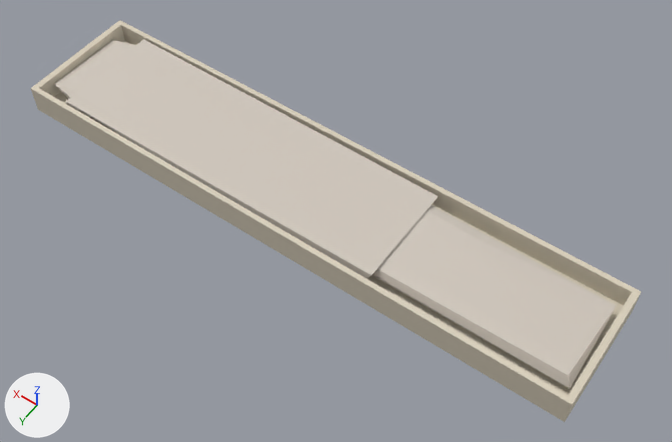
Renders of the glTF model s2/models/train_interior/open_bunk_upper.glb from each side of a commit.
Camera for both pictures: a 50 mm camera at (-1.61, 2.05, 3.2) aimed at (-0.15, 0.02, -0.01). The lights are fixed; the arrows at lower left show +X, +Y and +Z. The older version comes first. Vertices at exactly the same position are counted once.

Script lines for the objects in view, before the commit:
```python
me_open_bunk_upper = bpy.data.meshes.new('open_bunk_upper')
me_open_bunk_upper.from_pydata(...)  # 57 vertices, 106 faces; spans x -1.4..1.4, y -0.3..0.3, z 0.0..0.14
me_open_bunk_upper.materials.append(mat_defaultmaterial)
ob_open_bunk_upper = bpy.data.objects.new('open_bunk_upper', me_open_bunk_upper)
ob_open_bunk_upper.location = (0.0, 0.0, 0.0)
```
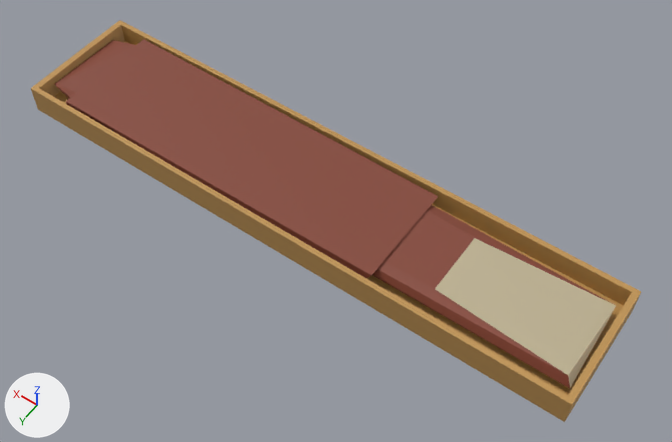
Scene script edits in JSON lines:
```json
{"block": "me_open_bunk_upper", "where": "me_open_bunk_upper.from_pydata(...)  # 57 vertices, 106 faces; spans x -1.4..1.4, y -0.3..0.3, z 0.0..0.14"}
{"block": "me_open_bunk_upper", "where": "# used by ob_open_bunk_upper; location = (0.0, 0.0, 0.0)"}
{"block": "me_open_bunk_upper", "change": "me_open_bunk_upper part 1: 67 faces centred in x -1.4..1.4, y -0.3..0.3, z 0.0..0.14 are repainted in the vertex colours; the middle colour goes from pale yellow #dad0bc to orange #c09454"}
{"block": "me_open_bunk_upper", "change": "me_open_bunk_upper part 2: 39 faces centred in x -0.5..1.31, y -0.27..0.26, z 0.06..0.14 are repainted in the vertex colours; the middle colour goes from pale yellow #d1c8bd to brown #864737"}
```

Where the change shows, as pixel boxes [x1, y1, x2, y2] in the pictures (672 x 442 px):
```json
{"part": 1, "of": "me_open_bunk_upper", "change": "recoloured", "before": [31, 20, 641, 422], "after": [31, 20, 641, 422], "on screen": "pale yellow to orange"}
{"part": 2, "of": "me_open_bunk_upper", "change": "recoloured", "before": [55, 39, 611, 388], "after": [55, 39, 611, 388], "on screen": "pale yellow to brown"}
```
